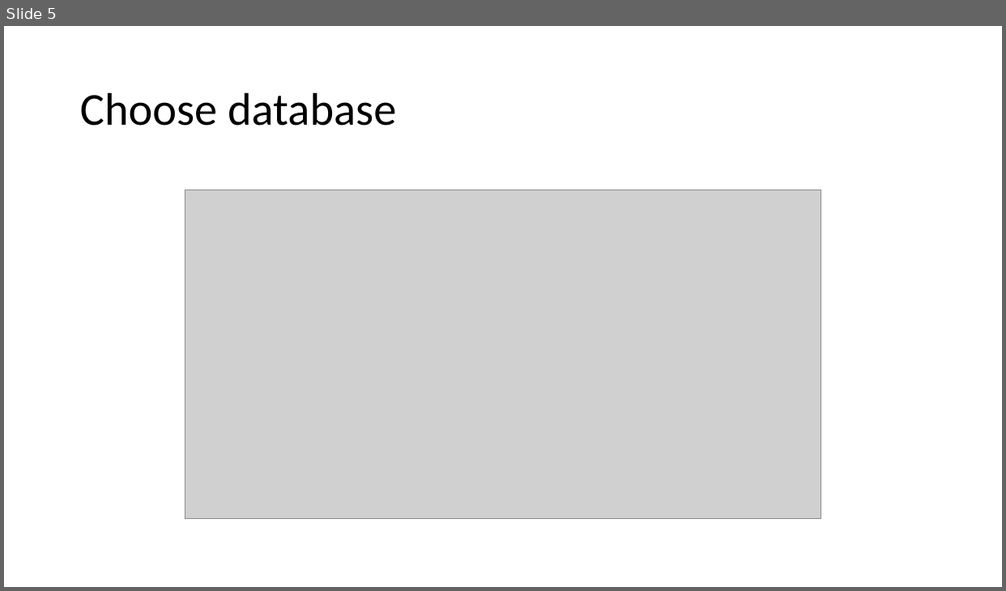
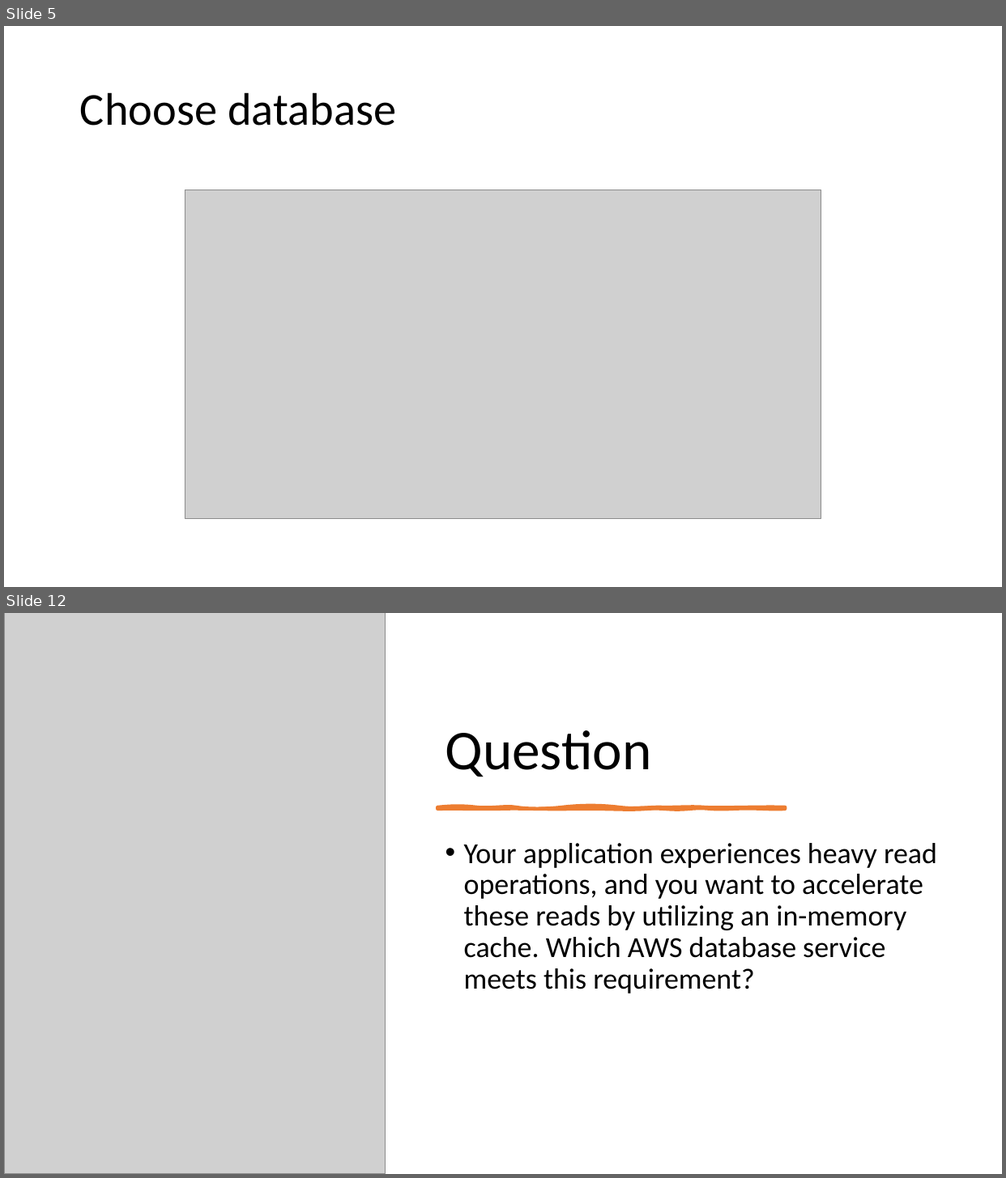
Before and after one commit to IlyaChakun/aws-iba-courses, a slide deck: lecture-materials/Databases/comparison/comparison.pptx. Shown one above the other, each under a label of ours: slide 5 before the commit, slides 5 and 12 after it; the slides between them are not shown. The pictures are 1006x591 and 1006x1178 pixels, drawn with LibreOffice and Linux fonts; fonts in the diff are those of the drawing; grey boxes stand for pictures. Boxes give left, top, right and bottom in pixels: in the first picture for what was removed or moved away, otherwise in the second. Text is boxed around its words. In the diff, an @@ line names an element or a change of style, - is before the commit and + after.

```diff
--- a/lecture-materials/Databases/comparison/comparison.pptx
+++ b/lecture-materials/Databases/comparison/comparison.pptx
@@ slide 12 added at <box>4,613,1002,1174</box>, background #FFFFFF @@
@@ picture added at <box>4,613,385,1174</box> @@
@@ title added at <box>445,730,652,777</box>, 54 pt, text #000000 @@
+Question
@@ freeform shape added at <box>437,807,785,809</box>, fill #ED7D31, outline #ED7D31 3.5 pt @@
@@ text added at <box>464,843,937,994</box>, 28 pt, text #000000 @@
+• Your application experiences heavy read operations, and you want to accelerate these reads by utilizing an in-memory cache. Which AWS database service meets this requirement?
```
Also in this commit, not shown: 13 other slides added, 6 other files.
